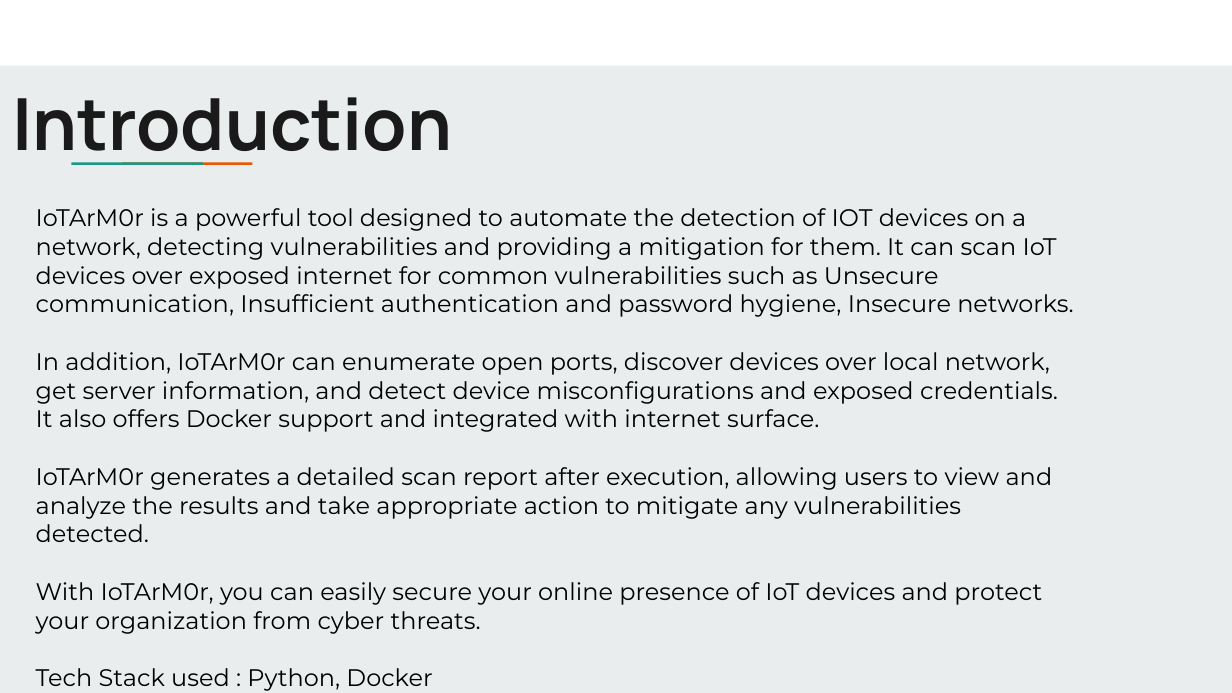
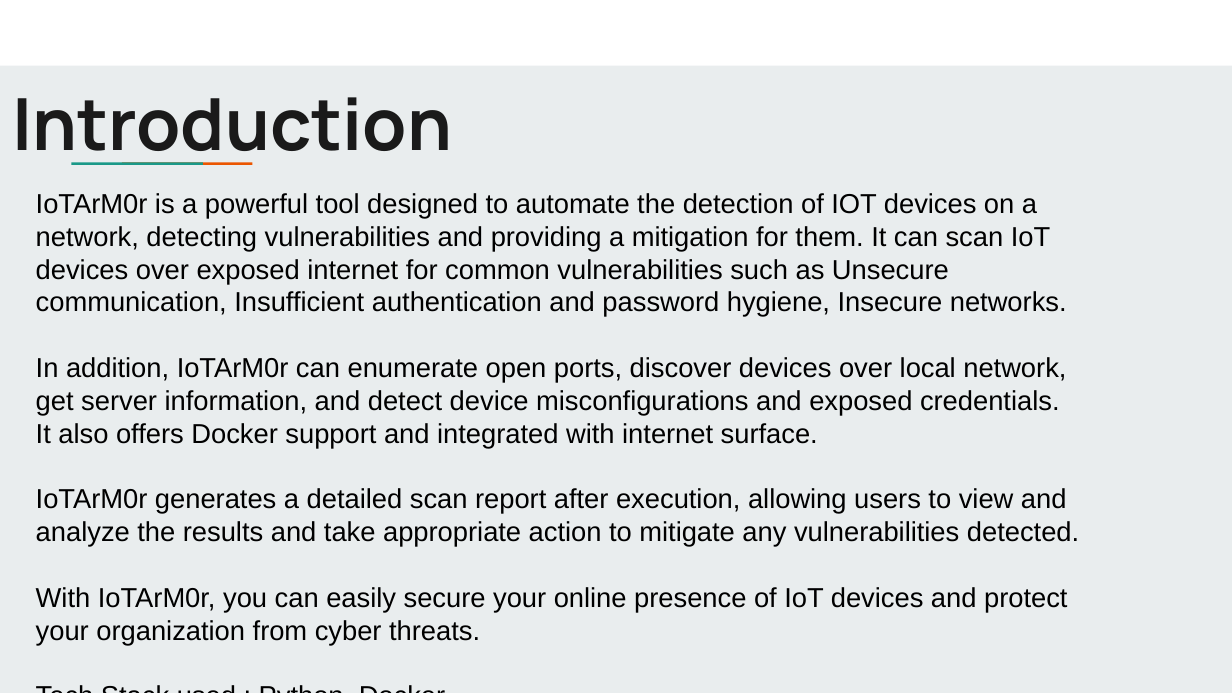
Before and after one commit to nagavenkatallu/IoTArM0r, a slide deck: slide 3 of IoTArM0r.pptx. Drawn at 1232x693 pixels with LibreOffice and Linux fonts; fonts in the diff are those of the drawing. Boxes give left, top, right and bottom in pixels: in the first picture for what was removed or moved away, otherwise in the second. Text is boxed around its words. In the diff, an @@ line names an element or a change of style, - is before the commit and + after.

```diff
--- a/IoTArM0r.pptx
+++ b/IoTArM0r.pptx
@@ text "IoTArM0r is a powerful tool ...": place and size @@
-text "IoTArM0r is a powerful tool ..." at bbox=[36, 208, 1073, 691]
+text "IoTArM0r is a powerful tool ..." at bbox=[36, 193, 1079, 645]
@@ text "IoTArM0r is a powerful tool ..." at bbox=[36, 193, 1079, 645]: size 14 to 16 pt, font Montserrat to Arial @@
```
Also in this commit, not shown: 6 other slides changed.
